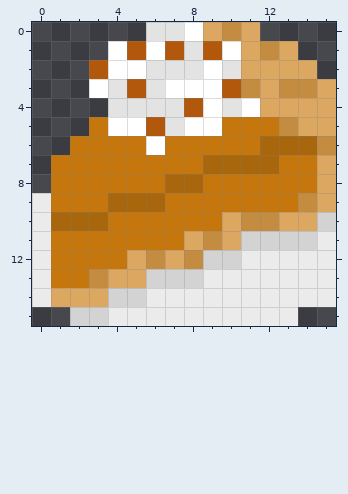
Two states of a pixel-art sprite, Assets/Textures/Objects/pie_slice.png. The picture above is the old version.
The file is 16x16 pixels. Colours within 5 levels of each other are drawn and written as one.
Once edited:
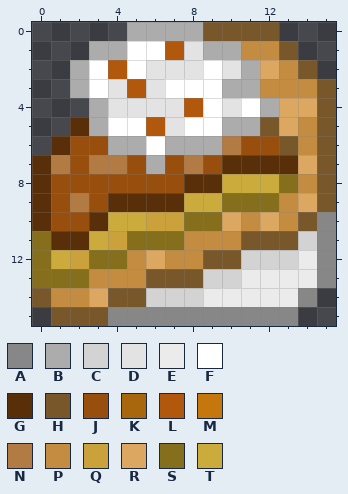
Palette (. is transparent): A #878787  B #acacac  C #d3d3d3  D #e3e3e3  E #ebebeb  F #ffffff  G #592f0a  H #78572a  J #984f0e  K #a8660d  L #b2580d  M #c5760d  N #b27b43  P #c38c41  Q #cba13c  R #dca761  S #856e1c  T #cbab3c
From old to new:
@@ x 0..15 @@
- 0 ......DDFRPR....
- 1 ....FLFLDLFRPR..
- 2 ...LFFDDDFDRRRR.
- 3 ...FDLDFFFLPRPPR
- 4 ....DDDDLFDFRRRR
- 5 ...MFFLDFFMMMPRR
- 6 ..MMMMFMMMMMKKKP
- 7 .MMMMMMMMKKKKMMR
- 8 .MMMMMMKKMMMMMMR
- 9 EMMMKKKMMMMMMMPR
-10 EKKKMMMMMMRPPRRC
-11 EMMMMMMMRPRCCCCE
-12 EMMMMRPRPCCEEEEE
-13 EMMPRRCCCEEEEEEE
-14 ERRRCCEEEEEEEEEE
-15 ..CCEEEEEEEEEE..
+ 0 .....BBBBHHHH...
+ 1 ...BBFFLDBBPPH..
+ 2 ..BFLFDDDFDBRPH.
+ 3 ..BFDLDFFFBBPPPH
+ 4 ...BDDDDLFDFBRRH
+ 5 ..GBFFLDFFBBHRPH
+ 6 .GJJBBFBBBNJJHPH
+ 7 GNJNNJBJNJGGGGRH
+ 8 GJJJJJJJGGTTTSPH
+ 9 GJNJGGGGTTSSSPRH
+10 GJJGTTQQSSRPRPHA
+11 SGGTQSSSPPPHHHCA
+12 STQSSPRPPHHCCCEA
+13 SSSPPPHHHCCEEEEA
+14 HPPRHHCCCEEEEEA.
+15 .HHHAAAAAAAAAA..
Changed places in both pictures, as pixel boxes (x1, y1, x2, y2):
changed: (32, 22, 336, 326)
